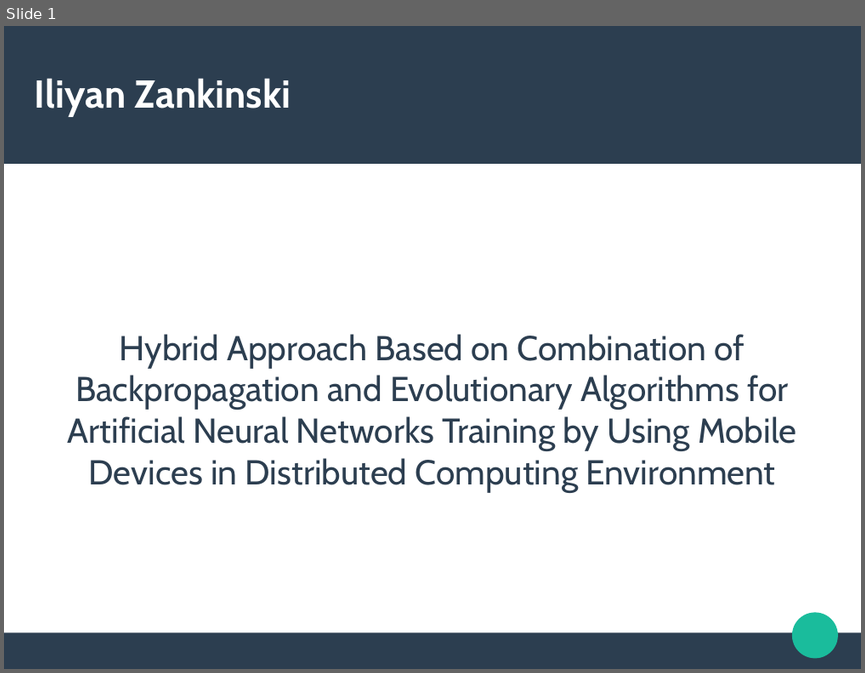
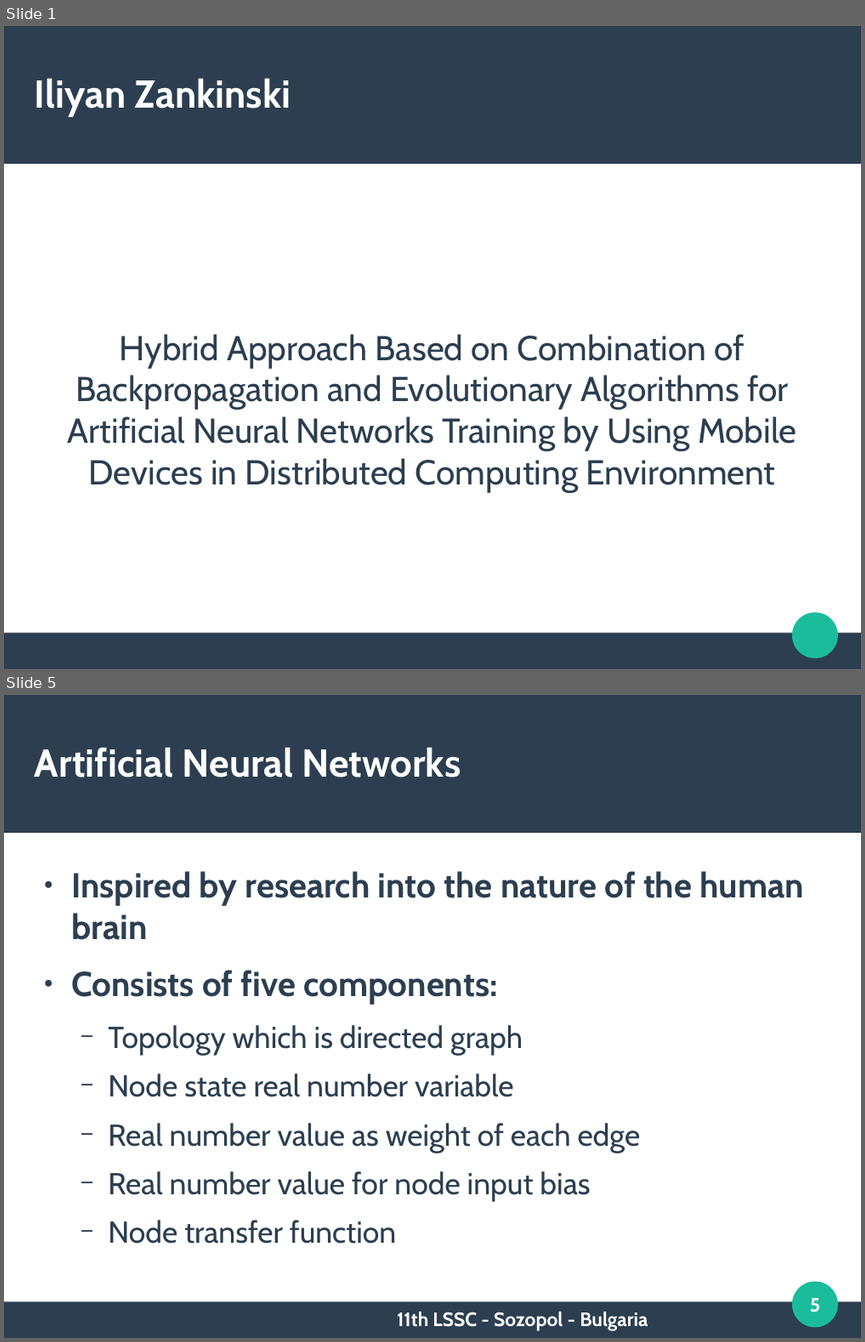
Before and after one commit to TodorBalabanov/Large-Scale-Scientific-Computations-2017, a slide deck: HybridApproachBasedOnCombinationOfBackpropagationAndEvolutionaryAlgorithmsForArtificialNeuralNetworksTrainingByUsingMobileDevicesInDistributedComputingEnvironment.odp. Shown one above the other, each under a label of ours: slide 1 before the commit, slides 1 and 5 after it; the slides between them are not shown. The pictures are 865x673 and 865x1342 pixels, drawn with LibreOffice and Linux fonts; fonts in the diff are those of the drawing; background and template pictures are left out. Boxes give left, top, right and bottom in pixels: in the first picture for what was removed or moved away, otherwise in the second. Text is boxed around its words. In the diff, an @@ line names an element or a change of style, - is before the commit and + after.

```diff
--- a/HybridApproachBasedOnCombinationOfBackpropagationAndEvolutionaryAlgorithmsForArtificialNeuralNetworksTrainingByUsingMobileDevicesInDistributedComputingEnvironment.odp
+++ b/HybridApproachBasedOnCombinationOfBackpropagationAndEvolutionaryAlgorithmsForArtificialNeuralNetworksTrainingByUsingMobileDevicesInDistributedComputingEnvironment.odp
@@ slide 5 added at bbox=[4, 695, 861, 1338], background #FFFFFF; not listed: 3 template elements that a slide beside it also shows @@
@@ title added at bbox=[35, 747, 461, 777], 36 pt, text #FFFFFF, bold @@
+Artificial Neural Networks
@@ text added at bbox=[71, 871, 804, 1243], 28 pt, text #2C3E50 @@
+● Inspired by research into the nature of the human brain
+● Consists of five components:
+  − Topology which is directed graph
+  − Node state real number variable
+  − Real number value as weight of each edge
+  − Real number value for node input bias
+  − Node transfer function
@@ page number added at bbox=[810, 1298, 820, 1312], 18 pt, text #FFFFFF, bold @@
+5
@@ text added at bbox=[397, 1311, 647, 1331], 18 pt, text #FFFFFF, bold @@
+11th LSSC - Sozopol - Bulgaria
```
Also in this commit, not shown: 1 slide changed, 9 other slides added.
